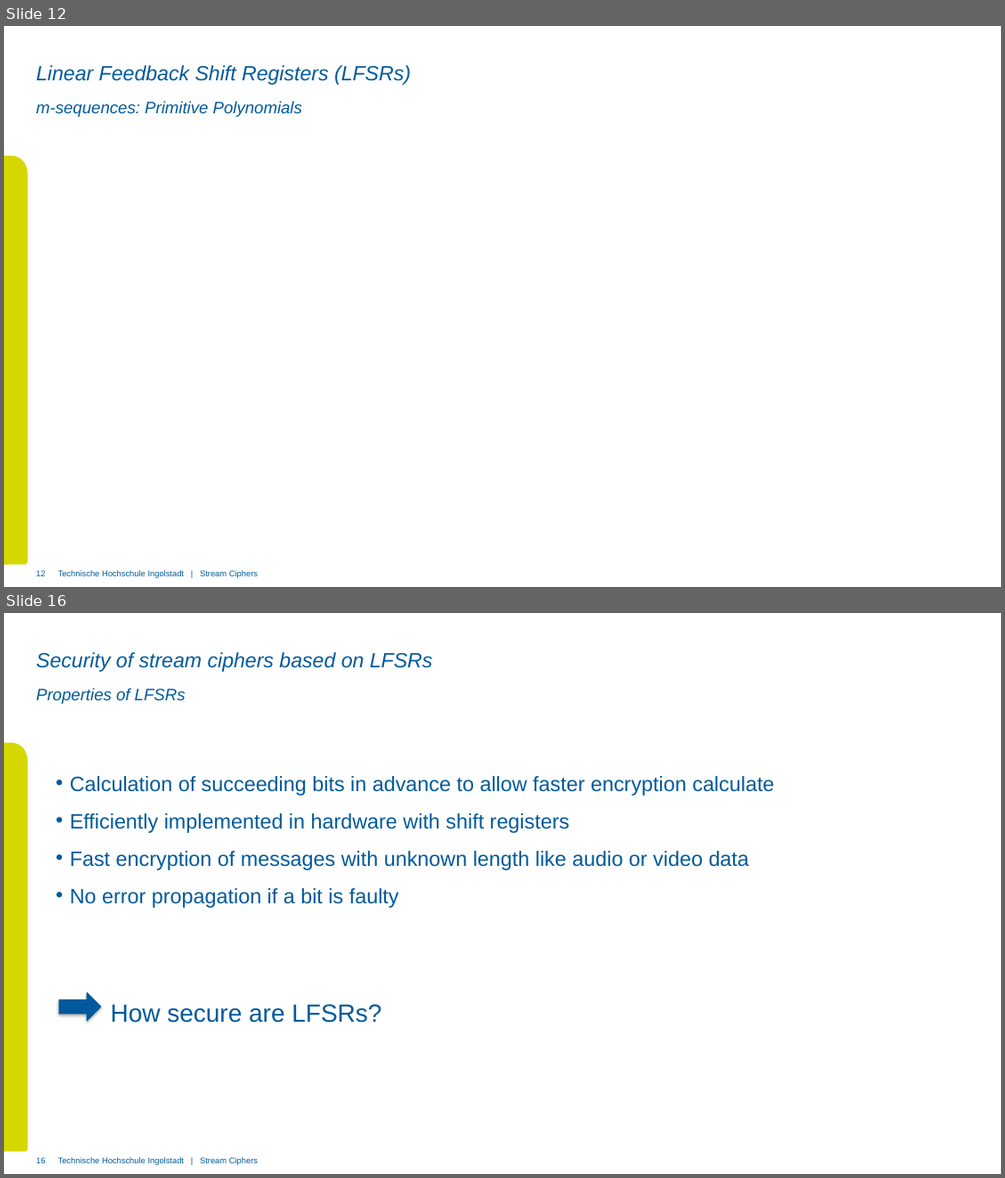
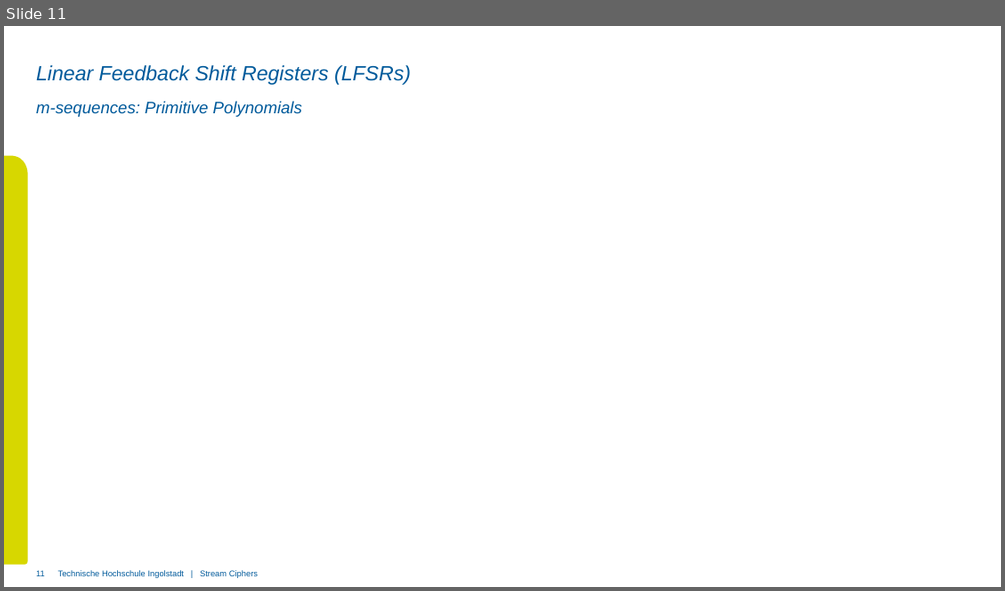
Before and after one commit to xThale/crypto-stream-ciphers, a slide deck: Präsentation/Presentation Unmerged Carl.pptx. Shown one above the other, each under a label of ours: slides 12 and 16 before the commit, slide 11 after it; the slides between them are not shown. The pictures are 1005x1178 and 1005x591 pixels, drawn with LibreOffice and Linux fonts; fonts in the diff are those of the drawing; grey boxes stand for pictures; background and template pictures are left out. Boxes give left, top, right and bottom in pixels: in the first picture for what was removed or moved away, otherwise in the second. Text is boxed around its words. In the diff, an @@ line names an element or a change of style, - is before the commit and + after.

```diff
--- a/Präsentation/Presentation Unmerged Carl.pptx
+++ b/Präsentation/Presentation Unmerged Carl.pptx
@@ slide 16 removed at (x1=4, y1=613, x2=1001, y2=1174), background #FFFFFF; not listed: 2 template elements that a slide beside it also shows @@
@@ title removed at (x1=36, y1=652, x2=433, y2=672) @@
-Security of stream ciphers based on LFSRs
@@ subtitle removed at (x1=36, y1=688, x2=186, y2=704) @@
-Properties of LFSRs
@@ text removed at (x1=70, y1=776, x2=774, y2=1022) @@
-• Calculation of succeeding bits in advance to allow faster encryption calculate
-• Efficiently implemented in hardware with shift registers
-• Fast encryption of messages with unknown length like audio or video data
-• No error propagation if a bit is faulty
-How secure are LFSRs?
@@ right arrow removed at (x1=59, y1=993, x2=101, y2=1021) @@
@@ page number removed at (x1=36, y1=1157, x2=45, y2=1163) @@
-16
@@ what was slide 12 is now slide 11 @@
@@ page number at (x1=36, y1=570, x2=45, y2=576): text changed @@
-12
+11
```
Also in this commit, not shown: 10 slides changed, 44 other slides removed.
